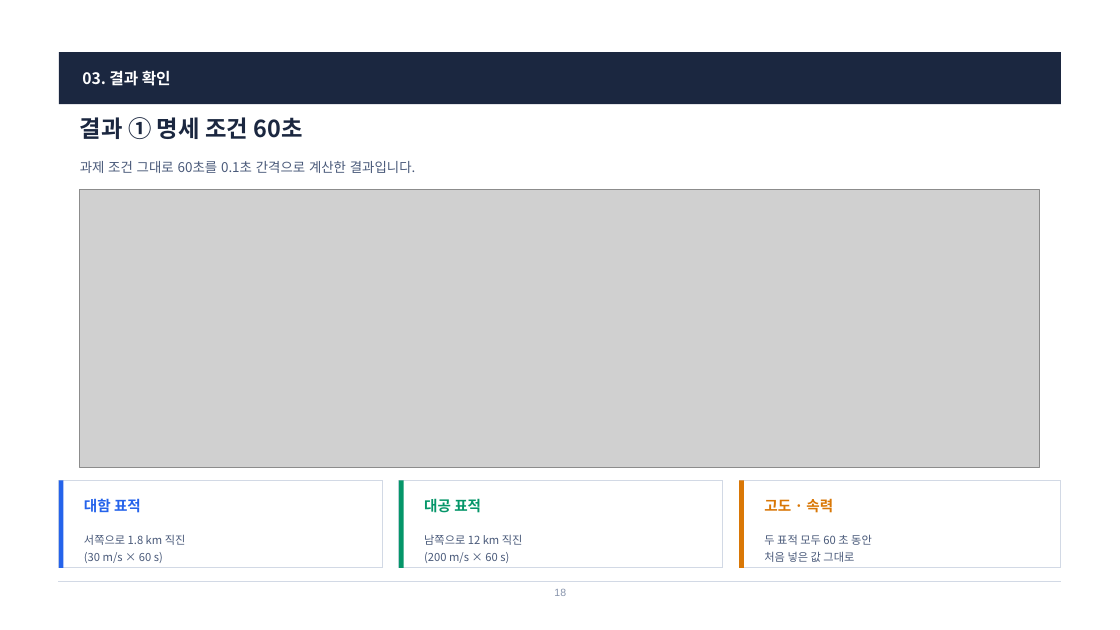
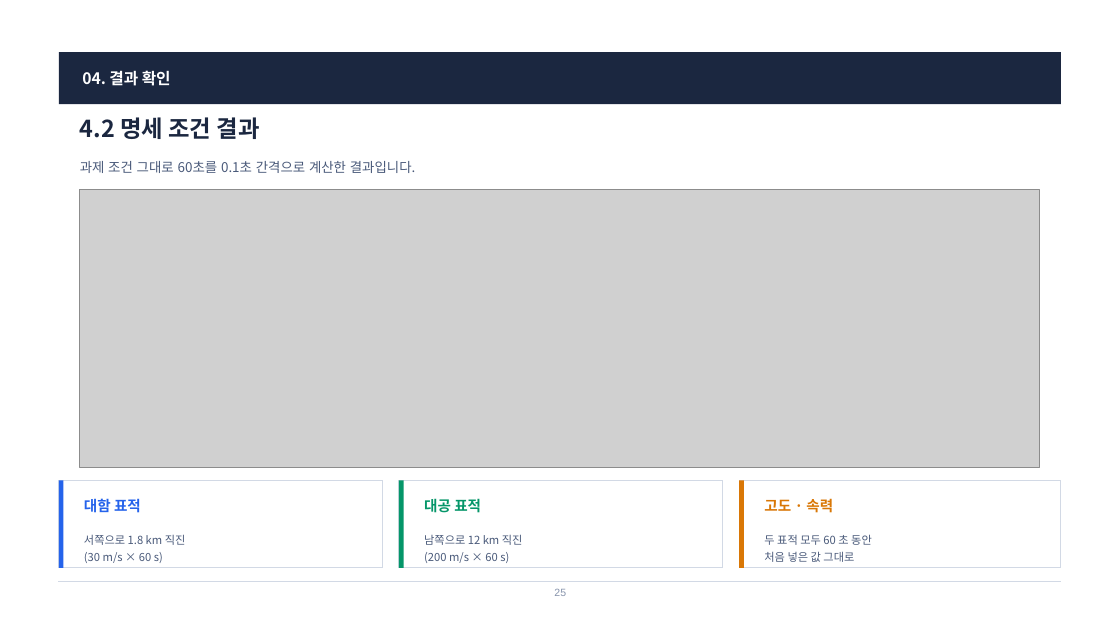
Before and after one commit to harley-hwan/radar-sw-study, a slide deck: slide 25 of Part3_TargetSim/ref/산출물/Chapter3_TargetSim.pptx (slide 18 before the commit). Drawn at 1120x630 pixels with LibreOffice and Linux fonts; fonts in the diff are those of the drawing; grey boxes stand for pictures. Boxes give left, top, right and bottom in pixels: in the first picture for what was removed or moved away, otherwise in the second. Text is boxed around its words. In the diff, an @@ line names an element or a change of style, - is before the commit and + after.

```diff
--- a/Part3_TargetSim/ref/산출물/Chapter3_TargetSim.pptx
+++ b/Part3_TargetSim/ref/산출물/Chapter3_TargetSim.pptx
@@ text at box(82, 70, 171, 86): text changed @@
-03. 결과 확인
+04. 결과 확인
@@ text at box(80, 117, 260, 139): text changed @@
-결과 ① 명세 조건 60초
+4.2 명세 조건 결과
@@ text at box(554, 589, 566, 596): text changed @@
-18
+25
```
Also in this commit, not shown: 18 other slides changed, 11 slides added, 2 slides removed, 5 other files.
